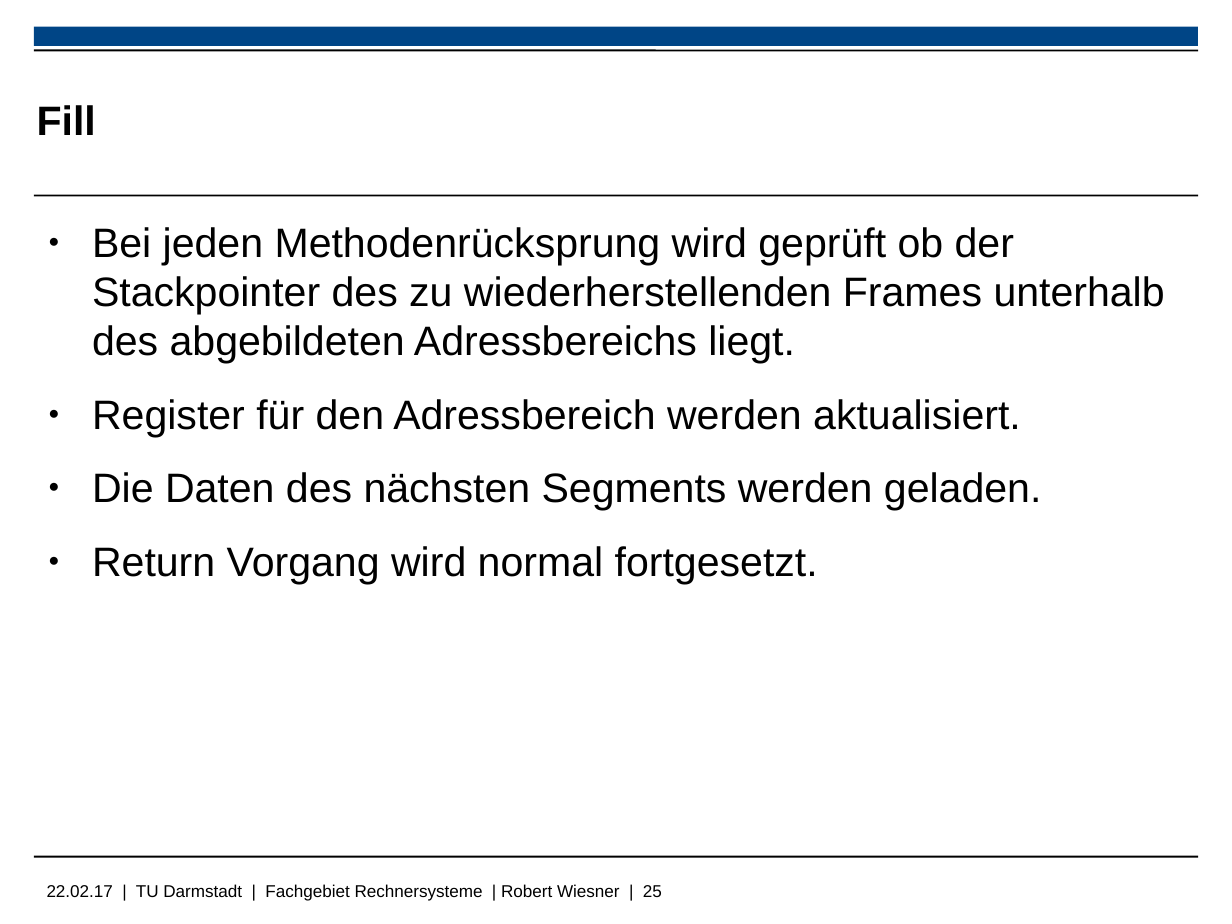
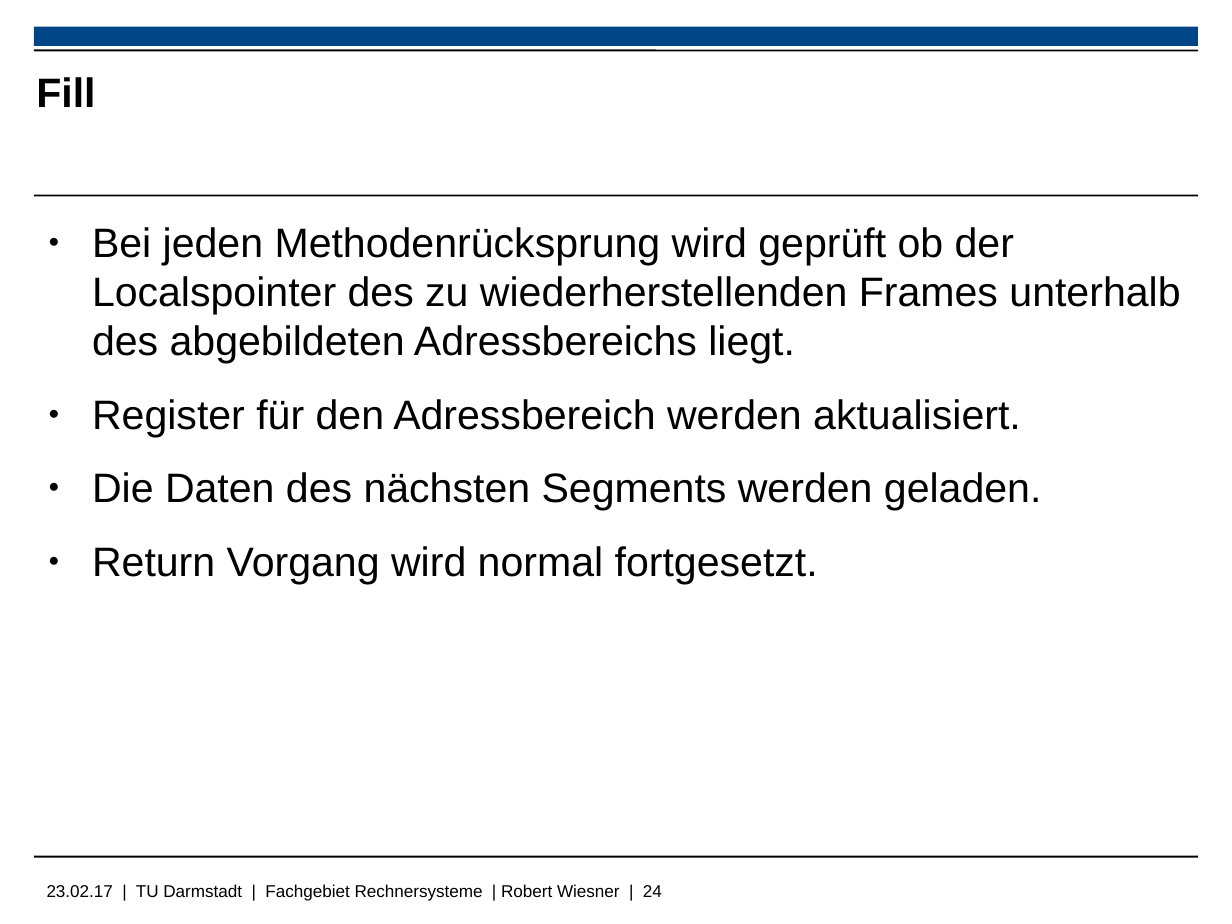
Before and after one commit to Wiero/PS_RS_REPORT, a slide deck: slide 24 of PräsentationSaF_Wiesner.odp (slide 25 before the commit). Drawn at 1232x924 pixels with LibreOffice and Linux fonts; fonts in the diff are those of the drawing; background and template pictures are left out. Boxes give left, top, right and bottom in pixels: in the first picture for what was removed or moved away, otherwise in the second. Text is boxed around its words. In the diff, an @@ line names an element or a change of style, - is before the commit and + after.

```diff
--- a/PräsentationSaF_Wiesner.odp
+++ b/PräsentationSaF_Wiesner.odp
@@ title "Fill": place and size @@
-title "Fill" at (37, 105, 96, 135)
+title "Fill" at (36, 77, 95, 107)
@@ text at (92, 227, 1180, 364): text changed @@
-● Bei jeden Methodenrücksprung wird geprüft ob der Stackpointer des zu wiederherstellenden Frames unterhalb des abgebildeten Adressbereichs liegt.
+● Bei jeden Methodenrücksprung wird geprüft ob der Localspointer des zu wiederherstellenden Frames unterhalb des abgebildeten Adressbereichs liegt.
@@ text at (47, 884, 662, 901): text changed @@
-22.02.17 | TU Darmstadt | Fachgebiet Rechnersysteme | Robert Wiesner | 25
+23.02.17 | TU Darmstadt | Fachgebiet Rechnersysteme | Robert Wiesner | 24
```
Also in this commit, not shown: 28 other slides changed, 1 slide removed, 7 other files.
